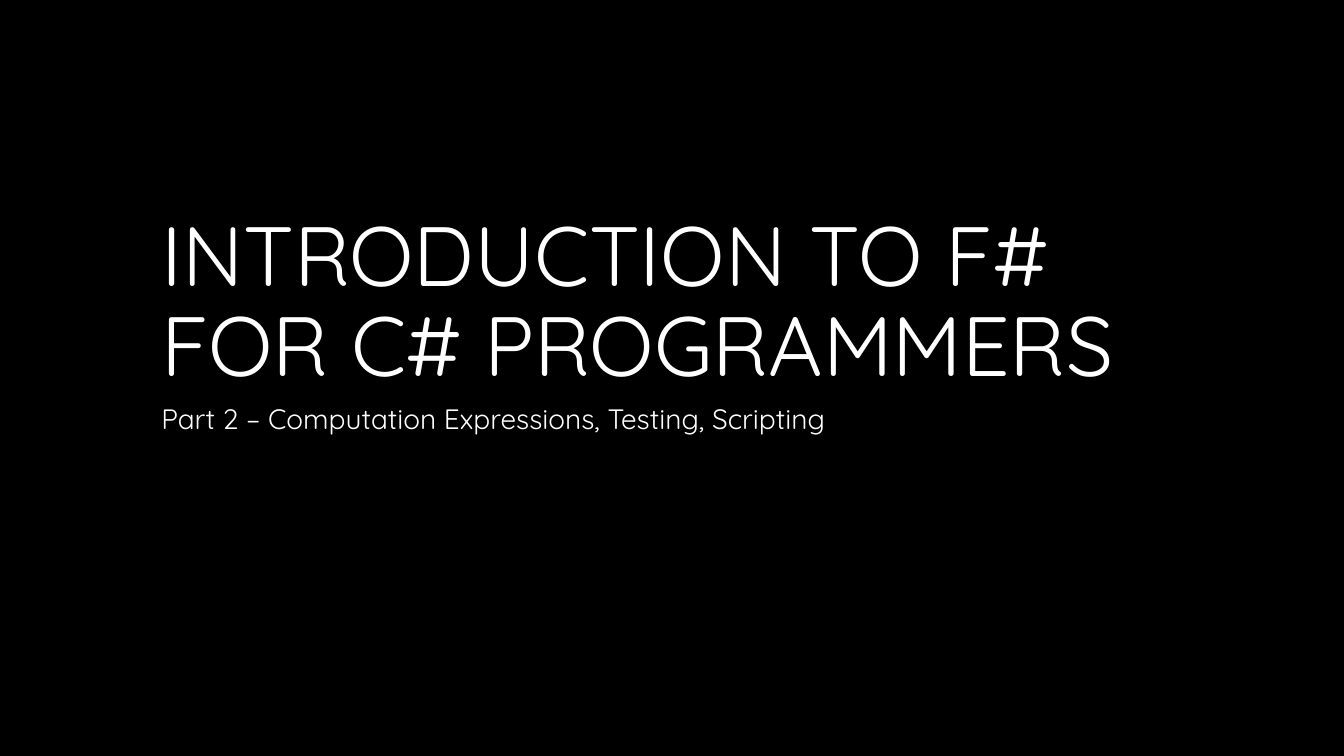
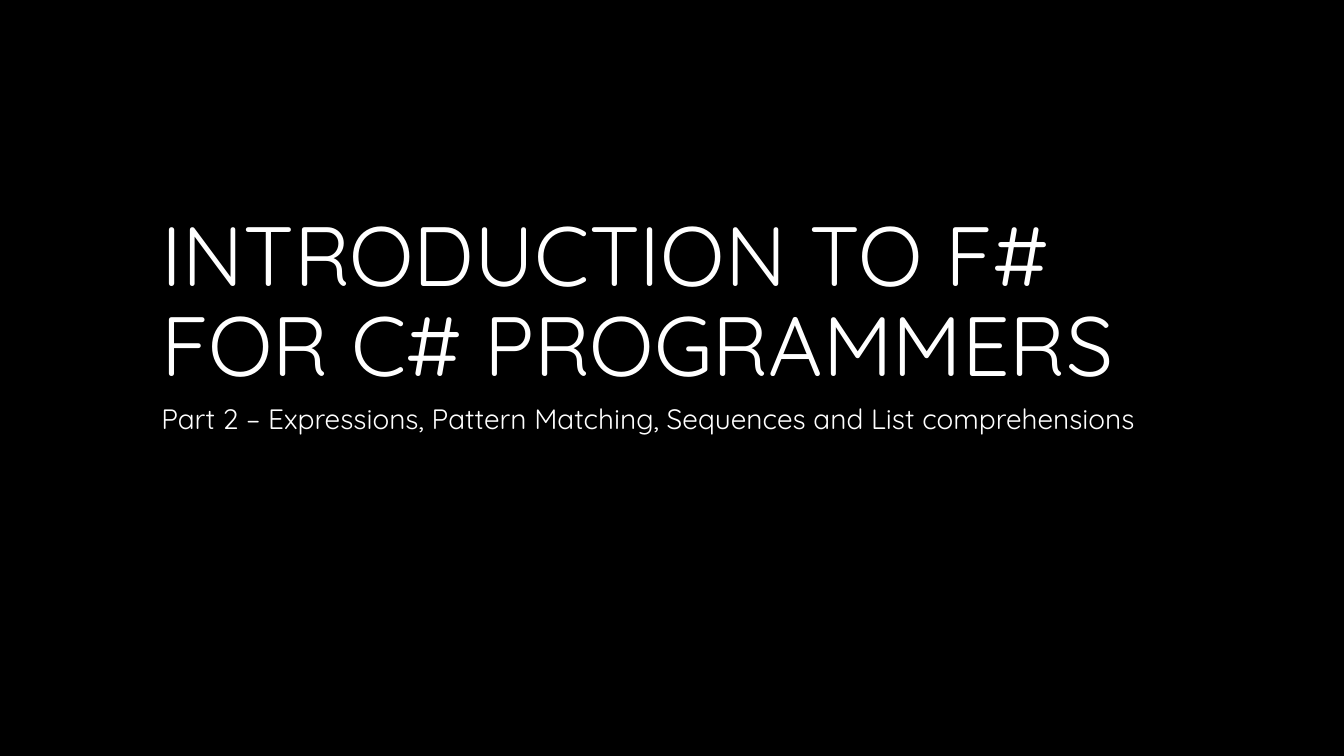
Before and after one commit to dathayer23/FSharpPresentations, a slide deck: slide 1 of Presentation2/slides/IntroToFSharpPart2.pptx. Drawn at 1344x756 pixels with LibreOffice and Linux fonts; fonts in the diff are those of the drawing; background and template pictures are left out. Boxes give left, top, right and bottom in pixels: in the first picture for what was removed or moved away, otherwise in the second. Text is boxed around its words. In the diff, an @@ line names an element or a change of style, - is before the commit and + after.

```diff
--- a/Presentation2/slides/IntroToFSharpPart2.pptx
+++ b/Presentation2/slides/IntroToFSharpPart2.pptx
@@ subtitle at box(161, 408, 1134, 435): text changed @@
-Part 2 – Computation Expressions, Testing, Scripting
+Part 2 – Expressions, Pattern Matching, Sequences and List comprehensions
```
Also in this commit, not shown: 1 other slide changed, 4 slides removed, 8 other files.
